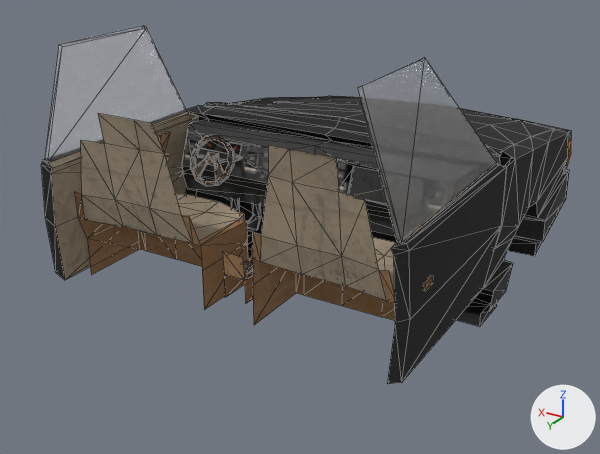
The glTF model public/models/cockpit.glb, before and after one commit.
One viewpoint serves both versions: a camera (50 mm lens) standing at (-1.66, 2.63, 1.3) and looking at (0.06, -0.23, -0.13). The lights are fixed; the arrows at lower right show +X, +Y and +Z. The picture after the commit comes second. Mesh edges are drawn as thin lines. Where no turn or scale is listed for an object, it has been applied to the vertices. Vertices at exactly the same position are counted once.

In view in the first picture: 'Car_Base', 'L_Door_Front', 'R_Door_Front', 'Steering_wheel', 'car_hood'.
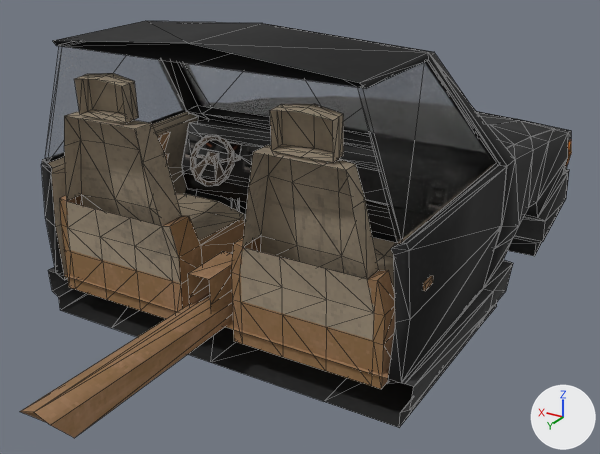
Boxes (x1, y1, x2, y2) around the edits, measured in the pictures (600 x 454 px):
'Car_Base', surface changed, reshaped: before (75, 96, 571, 326); after (20, 21, 571, 438)
'R_Door_Front', surface changed: (358, 61, 507, 384) in both
'L_Door_Front', surface changed: (42, 41, 198, 280) in both
part 1 of me_cube_016, added: after (75, 73, 139, 123)
part 2 of me_cube_016, added: after (270, 104, 343, 162)
part 3 of me_cube_016, added: after (20, 21, 515, 438)

Diff of the bpy script that builds the scene:
```diff
--- a/public/models/cockpit.glb.py
+++ b/public/models/cockpit.glb.py
@@ mat_carwindows @@
 mat_carwindows.base_color = (1.0, 1.0, 1.0)  # white #ffffff
-mat_carwindows.roughness = 1.0
+mat_carwindows.roughness = 0.1
 mat_carwindows.ior = 1.45
@@ me_cube_016 @@
 # used by ob_car_base; location = (0.08, 0.371, -0.047)
-me_cube_016.from_pydata(...)  # 533 vertices, 944 faces; spans x -0.85..0.85, y -2.36..-0.01, z -0.44..0.48
+me_cube_016.from_pydata(...)  # 692 vertices, 1246 faces; spans x -0.85..0.85, y -2.36..0.9, z -0.44..0.82
+# me_cube_016 part 1: a new loose piece of 18 vertices spanning x 0.33..0.56, y -0.03..0.07, z 0.49..0.65, in mat_black_car_mat
+# me_cube_016 part 2: a new loose piece of 18 vertices spanning x -0.54..-0.31, y -0.03..0.07, z 0.49..0.65, in mat_black_car_mat
+# me_cube_016 part 3: 123 vertices added at x -0.85..0.85, y -0.85..0.9, z -0.43..0.82
 me_cube_016.materials.append(mat_black_car_mat)
+me_cube_016.materials.append(mat_carwindows)  # white #ffffff
```
